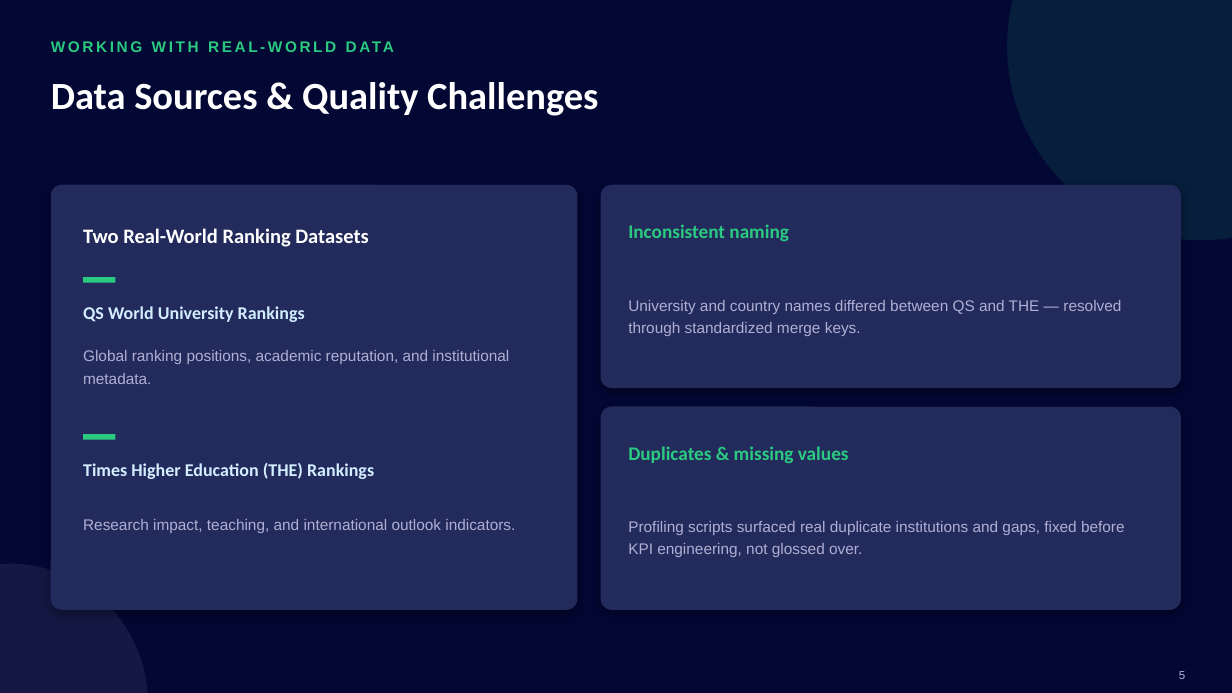
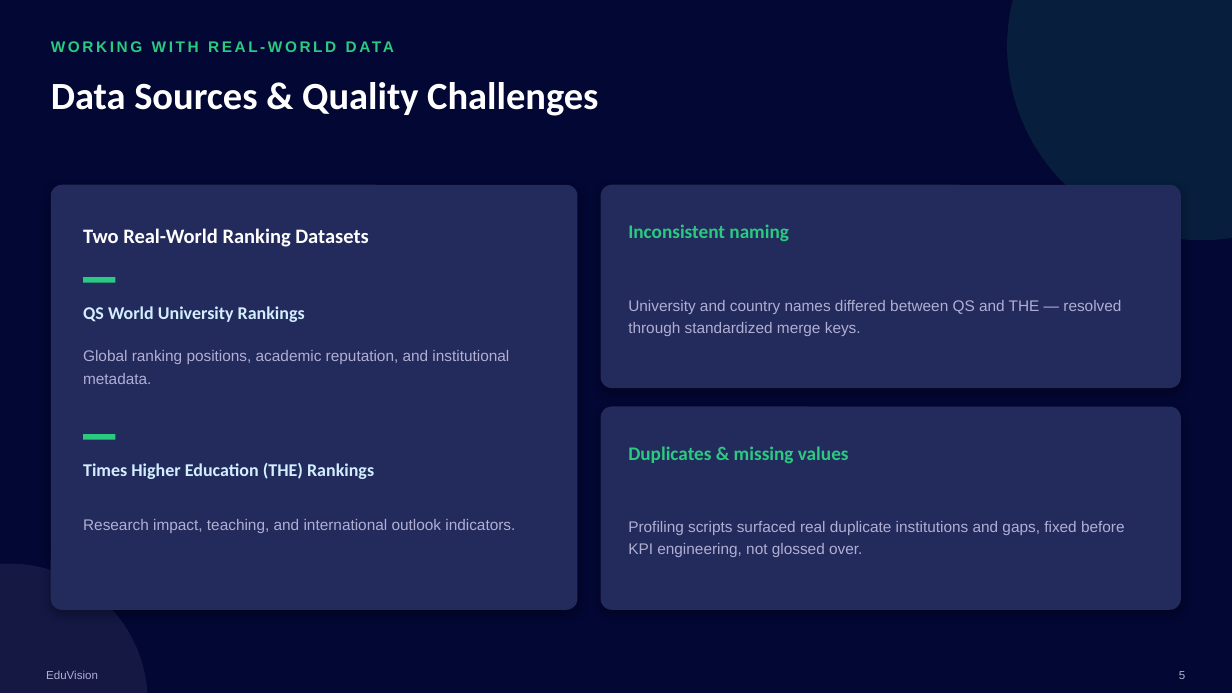
Before and after one commit to springboardmentor873-a11y/https-github.com-springboardmentorpl-Higher-Education-Performance-Dashboard-Group-2, a slide deck: slide 6 of 08_Module_8_Documentation_Delivery/EduVision_Presentation.pptx. Drawn at 1232x693 pixels with LibreOffice and Linux fonts; fonts in the diff are those of the drawing. Boxes give left, top, right and bottom in pixels: in the first picture for what was removed or moved away, otherwise in the second. Text is boxed around its words. In the diff, an @@ line names an element or a change of style, - is before the commit and + after.

```diff
--- a/08_Module_8_Documentation_Delivery/EduVision_Presentation.pptx
+++ b/08_Module_8_Documentation_Delivery/EduVision_Presentation.pptx
@@ text added at (46,670,98,679), 9 pt, text #B0AFD3 @@
+EduVision
```
Also in this commit, not shown: 14 other slides changed, 1 other file.
